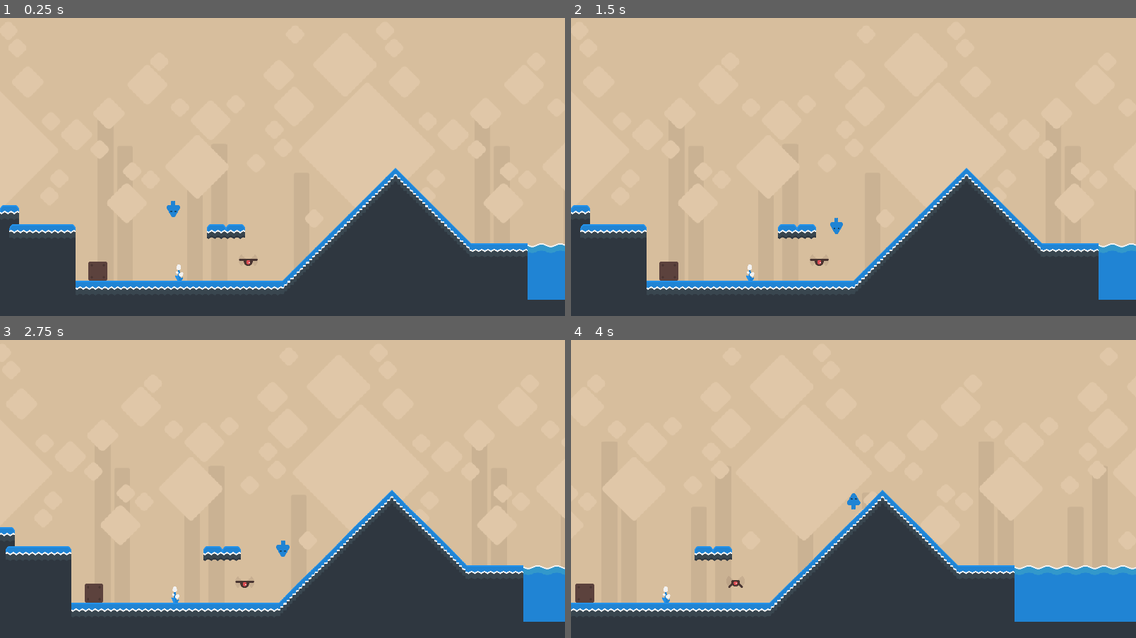
Above: before the commit, frames 1-4 (two rows, left to right).
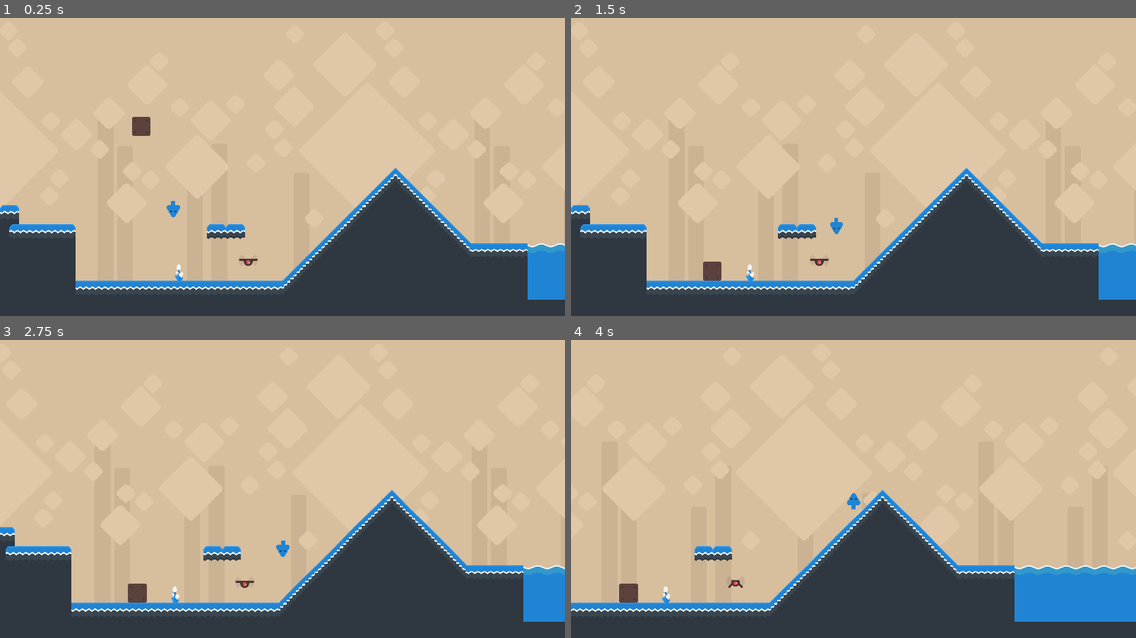
Above: after the commit, the same moments.

Repository: ojas-sanghi/fbla-game
Game: Godot game, scene res://Level1.tscn
Same seed, same stepped clock (60 frames per second), same inputs: the game is played once before the commit and once after it.
Inputs:
- Up to frame 1 (0.25 s): no input
- Up to frame 2 (1.5 s): hold Right (ui_right) from 0.53 s (still down); tap Up (ui_up) at 0.77 s
- Up to frame 3 (2.75 s): tap Up (ui_up) at 1.52 s; release Right (ui_right) at 2.03 s; hold Left (ui_left) from 2.03 s (still down)
- Up to frame 4 (4 s): release Left (ui_left) at 2.78 s; hold Right (ui_right) from 2.78 s (still down); tap Up (ui_up) at 3.02, 3.77 s

The runs differ from the first frame. In frame 1, 0.4% of the frame differs, in the area x 15-27%, y 33-89%; in frame 2, 0.4%; in frame 3, 0.4%; in frame 4, 0.4%, in the area x 0-12%, y 81-89%.

Commit message:
change box gravity and position

Diff:
--- a/Level1.tscn
+++ b/Level1.tscn
@@ -19,7 +19,7 @@
 ]]
 tile_set = ExtResource( 1 )
 format = 1
-tile_data = PoolIntArray( 65534, 11, 0, 65535, 11, 0, 131070 …(2747 unchanged characters)… 983120, 0, 1, 983121, 0, 1, 983122, 0, 1 )
+tile_data = PoolIntArray( 65534, 11, 0, 65535, 11, 0, 131070 …(2747 unchanged characters)… 983120, 0, 1, 983121, 0, 1, 983122, 0, 1, 1114110, 11, 0, 1114111, 11, 0 )
 __meta__ = {
 "_edit_lock_": true
 }
@@ -34,7 +34,7 @@
 scale = Vector2( 38.5, 1.96 )
 
 [node name="Box" parent="." instance=ExtResource( 5 )]
-position = Vector2( 332.116, 904.393 )
+position = Vector2( 479.796, 318.948 )
 
 [node name="Enemy" parent="." instance=ExtResource( 6 )]
 position = Vector2( 844.106, 889.602 )
--- a/assets/Box.gd
+++ b/assets/Box.gd
@@ -1,6 +1,6 @@
 extends KinematicBody2D
 
-const GRAVITY_VEC = Vector2(0,200)
+const GRAVITY_VEC = Vector2(0,500)
 
 var linear_vel = Vector2(0, 0)
 
